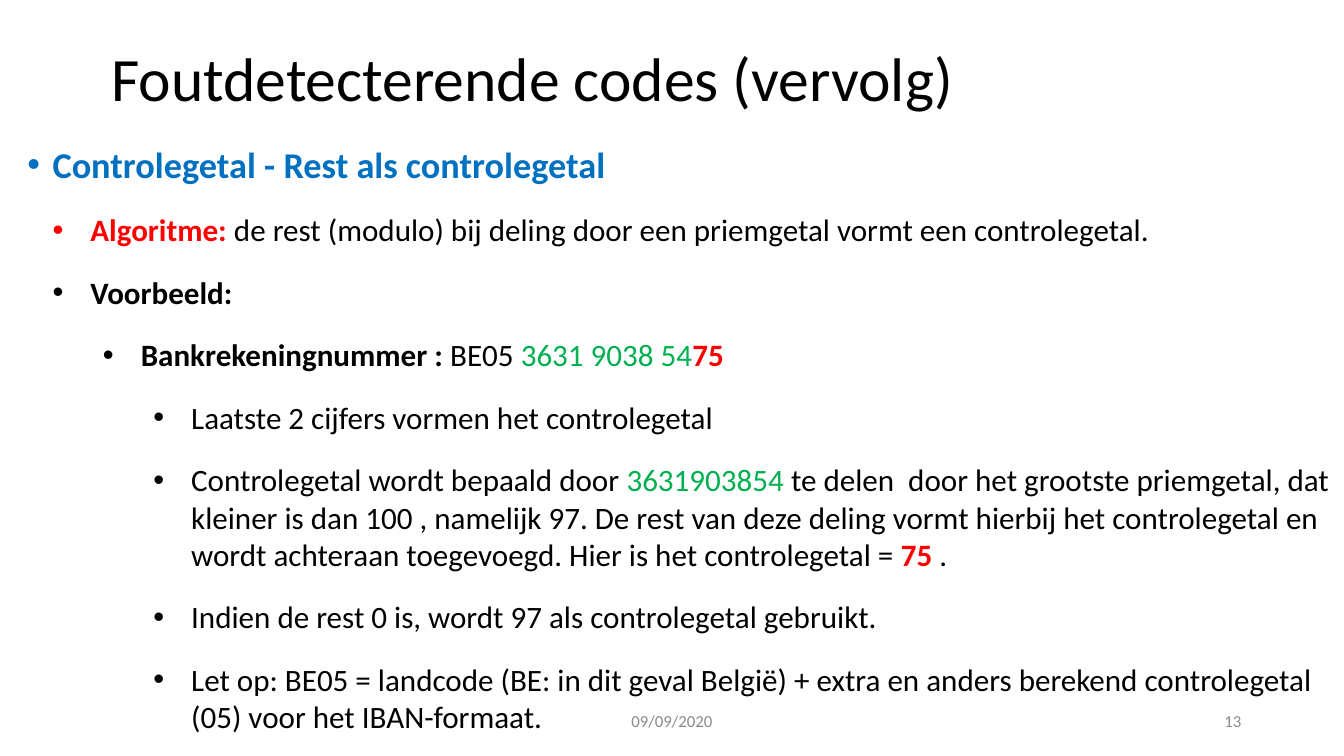
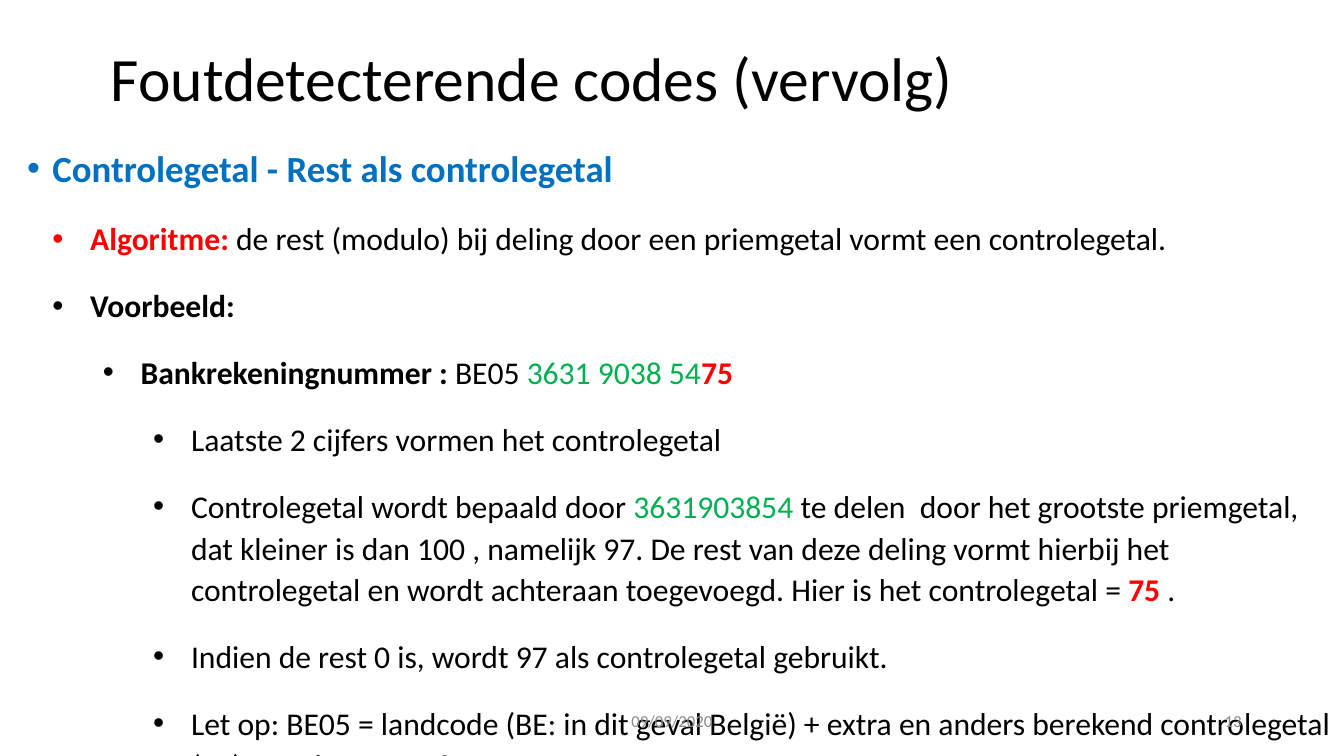
Before and after one commit to henridev/IT-fundamentals, a slide deck: slide 13 of chapter-8/ppt/IT_fundamentals_hoofdstuk_8__Codes.pptx. Drawn at 1344x756 pixels with LibreOffice and Linux fonts; fonts in the diff are those of the drawing. Boxes give left, top, right and bottom in pixels: in the first picture for what was removed or moved away, otherwise in the second. Text is boxed around its words. In the diff, an @@ line names an element or a change of style, - is before the commit and + after.

Commit message:
codes

```diff
--- a/chapter-8/ppt/IT_fundamentals_hoofdstuk_8__Codes.pptx
+++ b/chapter-8/ppt/IT_fundamentals_hoofdstuk_8__Codes.pptx
@@ text "Controlegetal - Rest als controlegetal" at (x1=52, y1=156, x2=1329, y2=741): size 25.9 to 26.3 pt in "Controlegetal - Rest als controlegetal"; size 22.2 to 22.6 pt; line spacing 0.8 to 0.9; indent changed; line spacing 1 to 1.1 @@
@@ text "09/09/2020" at (x1=631, y1=714, x2=712, y2=732): text colour #8C8C8C to #8B8B8B @@
@@ page number at (x1=1225, y1=716, x2=1242, y2=732): text colour #8C8C8C to #8B8B8B @@
```
Also in this commit, not shown: 31 other slides changed, 1 slide added, 4 other files.
